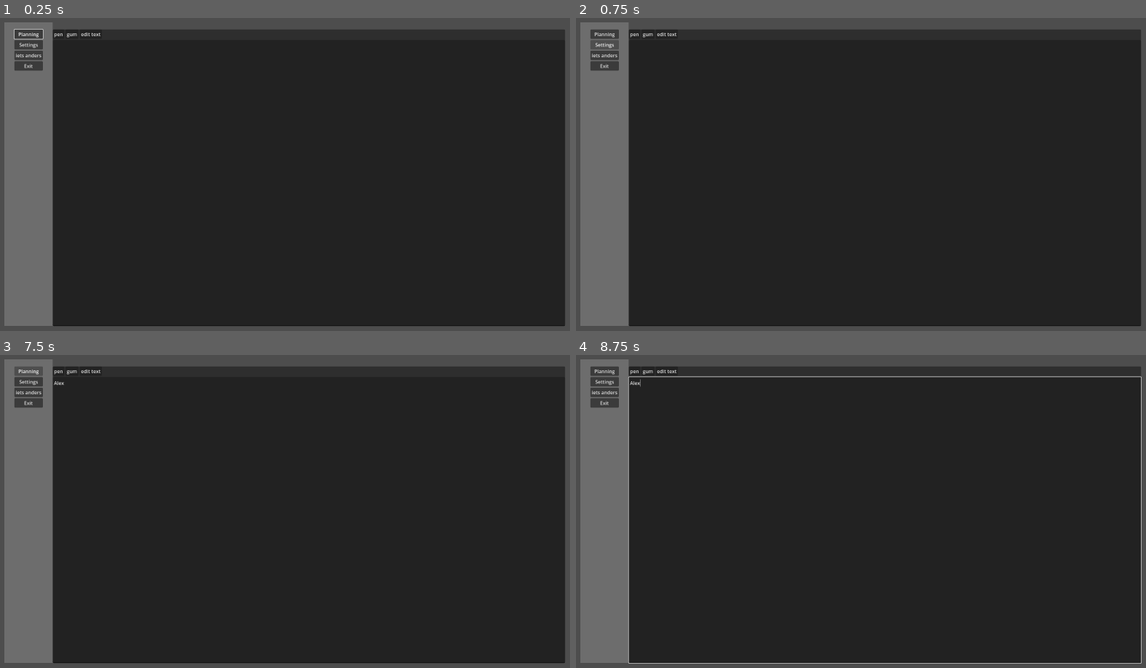
Above: before the commit, frames 1-4 (two rows, left to right).
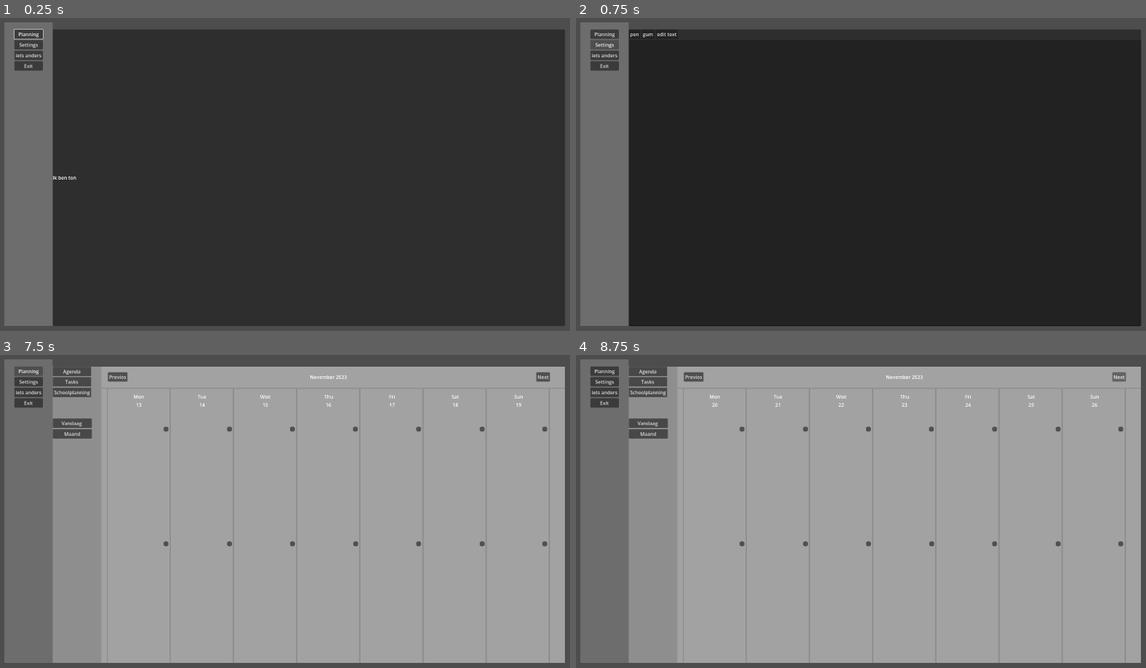
Above: after the commit, the same moments.

Repository: MoreByteStudios/Matrix
Game: Godot game, scene res://scenes/main_scene.tscn
The game is run twice, just before and just after one commit, with the same random seed, the same clock (stepped at 60 frames per second) and the same inputs.
Inputs (mouse positions are in pixels of both pictures, inside the frame that each line leads up to):
- Up to frame 1 (0.25 s): no input
- Up to frame 2 (0.75 s): click "Settings" at 0.5 s
- Up to frame 3 (7.5 s): click (307, 520) at 1.27 s; type "Alex" at 1.35 s; click "iets anders" at 2 s; click (57, 370) at 2.75 s, where only the run before the commit has a clickable "pen"; click "gum" (after the commit: "iets anders") at 3.5 s; click "edit text" (after the commit: "Settings") at 4.25 s; click "pen" at 5 s; click "gum" at 5.75 s; click "edit text" at 6.5 s; click "Planning" at 7.25 s
- Up to frame 4 (8.75 s): click (1117, 376) at 8 s, where only the run after the commit has a clickable "Next"

The runs differ from the first frame. In frame 1, 0.3% of the frame differs, in the area x 9-99%, y 4-99%; in frame 2, nothing differs; in frame 3, 85%; in frame 4, 85%, in the area x 9-100%, y 3-99%.
Error before the commit: Cannot call method 'hide' on a null value. (res://Scripts/panel_manager.gd:29)

Commit message:
note custom cursor

Diff:
--- a/Scripts/notes.gd
+++ b/Scripts/notes.gd
@@ -1 +1,22 @@
 extends PanelContainer
+var pen = false
+@onready var pen_cursor: Sprite2D = $"../../../PenCursor"
+
+func _on_pen_pressed() -> void:
+	Input.mouse_mode = Input.MOUSE_MODE_HIDDEN
+	pen = true
+
+
+func _on_edit_text_pressed() -> void:
+	Input.mouse_mode = Input.MOUSE_MODE_VISIBLE
+	pen = false
+
+
+func _on_gum_pressed() -> void:
+	pass # Replace with function body.
+
+func _physics_process(delta: float) -> void:
+	if pen:
+		pen_cursor.global_position = get_global_mouse_position()
+	else:
+		pen_cursor.global_position = Vector2(-10,-10)
--- a/Scripts/panel_manager.gd
+++ b/Scripts/panel_manager.gd
@@ -9,7 +9,7 @@
 # Called when the node enters the scene tree for the first time.
 func _ready() -> void:
 	panels = [
-		%PlanningContainer, %PanelContainer2, %PanelContainer3, %PanelContainer4
+		%PlanningContainer, %chat, %notes, %PanelContainer4
 	]
 
 	planning.pressed.connect(show_panel.bind(panels[0]))
--- a/scenes/main_scene.tscn
+++ b/scenes/main_scene.tscn
@@ -4,6 +4,7 @@
 [ext_resource type="Script" uid="uid://bysgorcj35riv" path="res://Scripts/panel_manager.gd" id="2_pw63i"]
 [ext_resource type="Script" uid="uid://b82uum4bxjgo5" path="res://Scripts/planning_container.gd" id="3_7ykc4"]
 [ext_resource type="Script" uid="uid://chqq11r3q5xjh" path="res://Scripts/notes.gd" id="4_pu3yx"]
+[ext_resource type="Texture2D" uid="uid://ipq5cuxbyewu" path="res://assets/pen cursor.png" id="5_gubc5"]
 
 [sub_resource type="StyleBoxFlat" id="StyleBoxFlat_7ykc4"]
 bg_color = Color(0.28627452, 0.28627452, 0.28627452, 0.7647059)
@@ -106,7 +107,6 @@
 
 [node name="PlanningContainer" type="PanelContainer" parent="PanelManager/HBoxContainer" unique_id=751967230 node_paths=PackedStringArray("maand_titel_label", "dagnaam_labels", "getal_labels")]
 unique_name_in_owner = true
-visible = false
 self_modulate = Color(1, 1, 1, 0)
 layout_mode = 2
 size_flags_horizontal = 3
@@ -1065,6 +1065,7 @@
 
 [node name="notes" type="PanelContainer" parent="PanelManager/HBoxContainer" unique_id=1637176977]
 unique_name_in_owner = true
+visible = false
 layout_mode = 2
 size_flags_horizontal = 3
 script = ExtResource("4_pu3yx")
@@ -1075,15 +1076,15 @@
 [node name="HBoxContainer" type="HBoxContainer" parent="PanelManager/HBoxContainer/notes/VBoxContainer" unique_id=1057171161]
 layout_mode = 2
 
-[node name="Button" type="Button" parent="PanelManager/HBoxContainer/notes/VBoxContainer/HBoxContainer" unique_id=594415111]
+[node name="pen" type="Button" parent="PanelManager/HBoxContainer/notes/VBoxContainer/HBoxContainer" unique_id=594415111]
 layout_mode = 2
 text = "pen"
 
-[node name="Button2" type="Button" parent="PanelManager/HBoxContainer/notes/VBoxContainer/HBoxContainer" unique_id=2096663987]
+[node name="gum" type="Button" parent="PanelManager/HBoxContainer/notes/VBoxContainer/HBoxContainer" unique_id=2096663987]
 layout_mode = 2
 text = "gum"
 
-[node name="Button3" type="Button" parent="PanelManager/HBoxContainer/notes/VBoxContainer/HBoxContainer" unique_id=1043835633]
+[node name="edit text" type="Button" parent="PanelManager/HBoxContainer/notes/VBoxContainer/HBoxContainer" unique_id=1043835633]
 layout_mode = 2
 text = "edit text"
 
@@ -1349,6 +1350,12 @@
 grow_horizontal = 2
 grow_vertical = 2
 
+[node name="PenCursor" type="Sprite2D" parent="." unique_id=2080434260]
+rotation = -1.5707964
+scale = Vector2(0.3, 0.3)
+texture = ExtResource("5_gubc5")
+offset = Vector2(56.075, 66.145)
+
 [connection signal="pressed" from="PanelManager/HBoxContainer/VBoxContainer/Button4" to="." method="_on_exit_pressed"]
 [connection signal="pressed" from="PanelManager/HBoxContainer/PlanningContainer/HBoxContainer2/AgendaUI/Control/VandaagButton" to="PanelManager/HBoxContainer/PlanningContainer" method="_on_vandaag_button_pressed"]
 [connection signal="pressed" from="PanelManager/HBoxContainer/PlanningContainer/HBoxContainer2/AgendaUI/Control/MaandButton" to="PanelManager/HBoxContainer/PlanningContainer" method="_on_maand_button_pressed"]
@@ -1358,6 +1365,9 @@
 [connection signal="pressed" from="PanelManager/HBoxContainer/PlanningContainer/HBoxContainer2/AgendaUI/AngendaVbox/Dag …(205 unchanged characters)…
 [connection signal="pressed" from="PanelManager/HBoxContainer/PlanningContainer/HBoxContainer2/AgendaUI/VandaagContainer/Control/CloseButton" to="PanelManager/HBoxContainer/PlanningContainer" method="_on_close_button_pressed"]
 [connection signal="pressed" from="PanelManager/HBoxContainer/PlanningContainer/HBoxContainer2/AgendaUI/MaandContainer/Control/CloseButton2" to="PanelManager/HBoxContainer/PlanningContainer" method="_on_close_button_2_pressed"]
+[connection signal="pressed" from="PanelManager/HBoxContainer/notes/VBoxContainer/HBoxContainer/pen" to="PanelManager/HBoxContainer/notes" method="_on_pen_pressed"]
+[connection signal="pressed" from="PanelManager/HBoxContainer/notes/VBoxContainer/HBoxContainer/gum" to="PanelManager/HBoxContainer/notes" method="_on_gum_pressed"]
+[connection signal="pressed" from="PanelManager/HBoxContainer/notes/VBoxContainer/HBoxContainer/edit text" to="PanelManager/HBoxContainer/notes" method="_on_edit_text_pressed"]
 [connection signal="pressed" from="TaskAddTab/Control2/MarginContainer/VBoxContainer/SaveButton" to="PanelManager/HBoxContainer/PlanningContainer" method="_on_save_pressed"]
 [connection signal="pressed" from="DetailTab/Control2/MarginContainer/VBoxContainer/DeleteButton" to="PanelManager/HBoxContainer/PlanningContainer" method="_on_save_pressed"]
 [connection signal="pressed" from="DetailTab/Control2/MarginContainer/VBoxContainer/EditButton" to="PanelManager/HBoxContainer/PlanningContainer" method="_on_save_pressed"]
Binary file added: assets/pen cursor.png
Not shown, added: assets/pen cursor.png.import
Binary file added: scenes/pen cursor.png
Not shown, added: scenes/pen cursor.png.import
